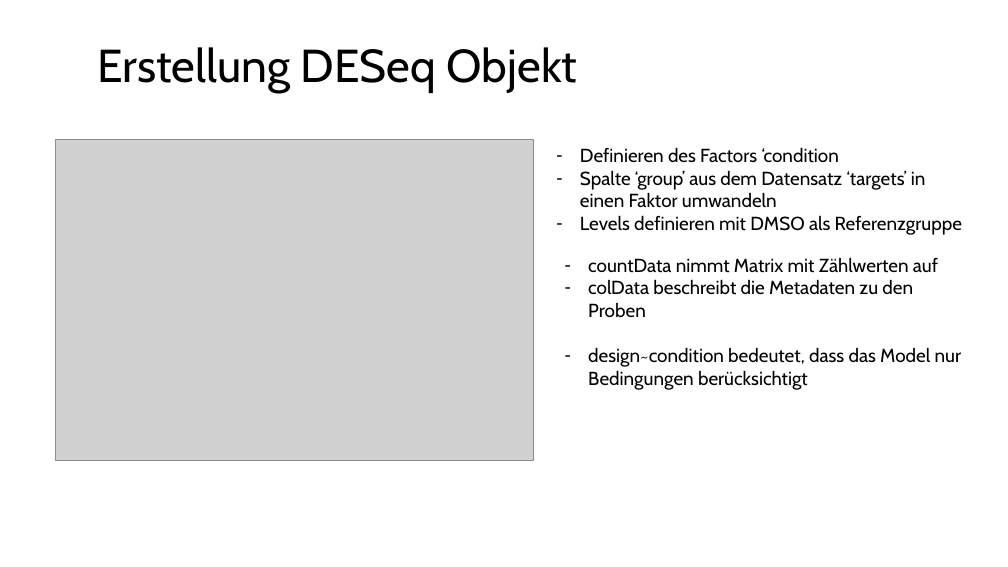
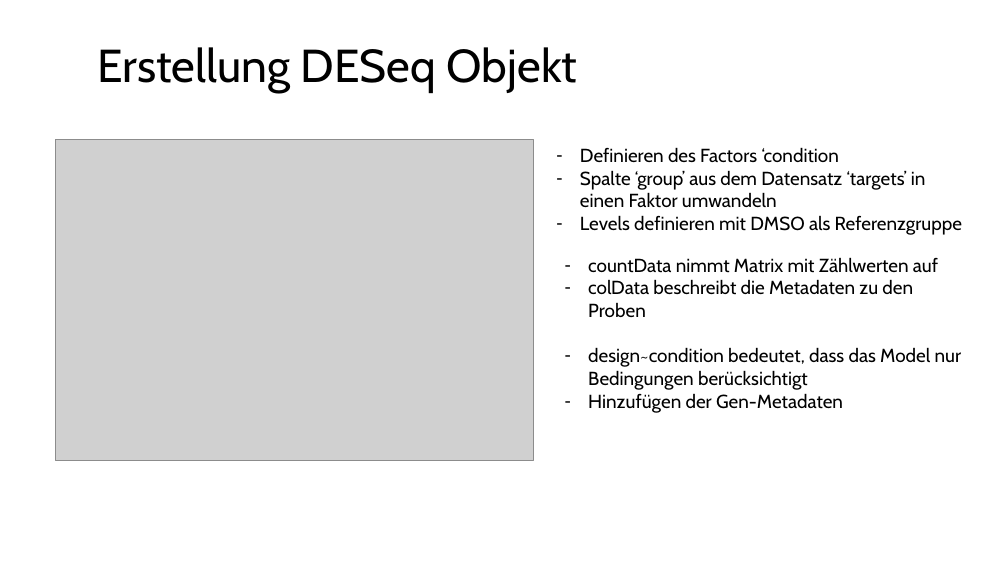
Before and after one commit to CLeichtweiss/Systembiologie2025, a slide deck: slide 4 of VortragSystembiologie.pptx. Drawn at 1008x567 pixels with LibreOffice and Linux fonts; fonts in the diff are those of the drawing; grey boxes stand for pictures. Boxes give left, top, right and bottom in pixels: in the first picture for what was removed or moved away, otherwise in the second. Text is boxed around its words. In the diff, an @@ line names an element or a change of style, - is before the commit and + after.

```diff
--- a/VortragSystembiologie.pptx
+++ b/VortragSystembiologie.pptx
@@ text at <box>588,393,843,413</box>: paragraph added @@
+– Hinzufügen der Gen-Metadaten
```
Also in this commit, not shown: 3 other slides changed, 1 other file.
